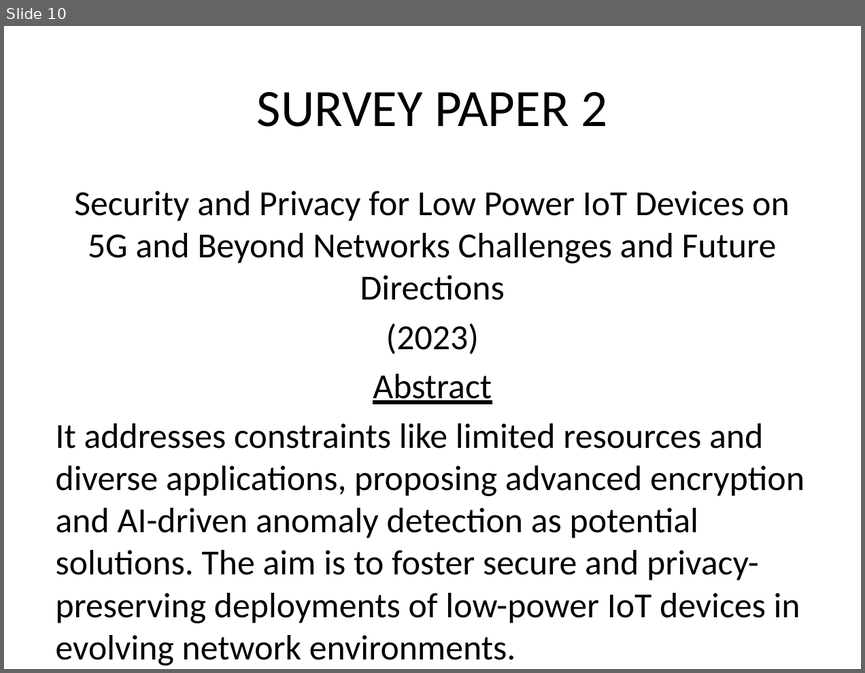
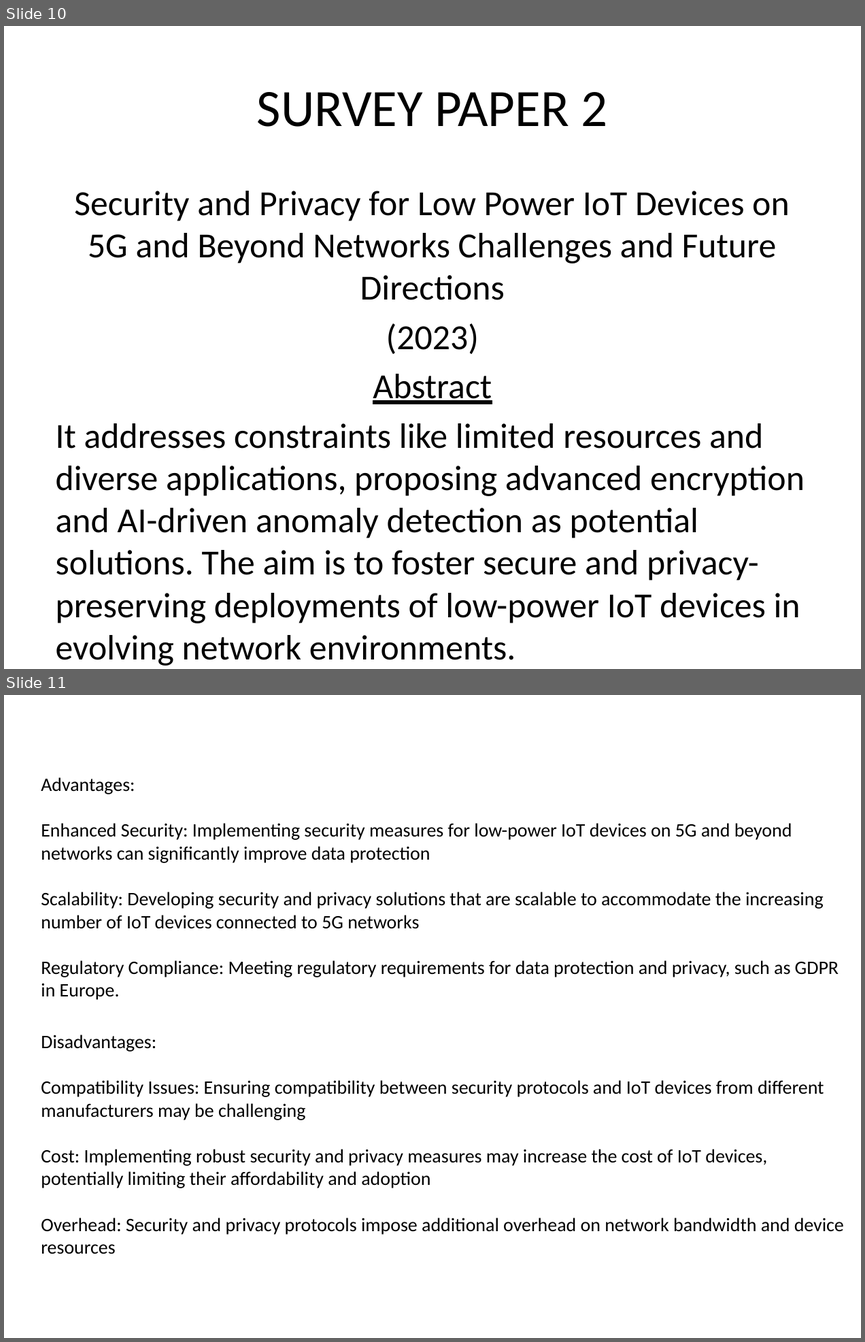
Before and after one commit to Renegadez518/IotSecurityProj, a slide deck: IOTProjreview ppt.pptx. Shown one above the other, each under a label of ours: slide 10 before the commit, slides 10 and 11 after it. The pictures are 865x673 and 865x1342 pixels, drawn with LibreOffice and Linux fonts; fonts in the diff are those of the drawing. Boxes give left, top, right and bottom in pixels: in the first picture for what was removed or moved away, otherwise in the second. Text is boxed around its words. In the diff, an @@ line names an element or a change of style, - is before the commit and + after.

Commit message:
ppt changes

```diff
--- a/IOTProjreview ppt.pptx
+++ b/IOTProjreview ppt.pptx
@@ slide 11 added at [4, 695, 861, 1338], background #FFFFFF @@
@@ text added at [41, 777, 844, 1254], 16 pt, text #000000 @@
+Advantages:
+Enhanced Security: Implementing security measures for low-power IoT devices on 5G and beyond networks can significantly improve data protection
+Scalability: Developing security and privacy solutions that are scalable to accommodate the increasing number of IoT devices connected to 5G networks
+Regulatory Compliance: Meeting regulatory requirements for data protection and privacy, such as GDPR in Europe.
+Disadvantages:
+Compatibility Issues: Ensuring compatibility between security protocols and IoT devices from different manufacturers may be challenging
+Cost: Implementing robust security and privacy measures may increase the cost of IoT devices, potentially limiting their affordability and adoption
+Overhead: Security and privacy protocols impose additional overhead on network bandwidth and device resources
```
Also in this commit, not shown: 2 other slides added.
